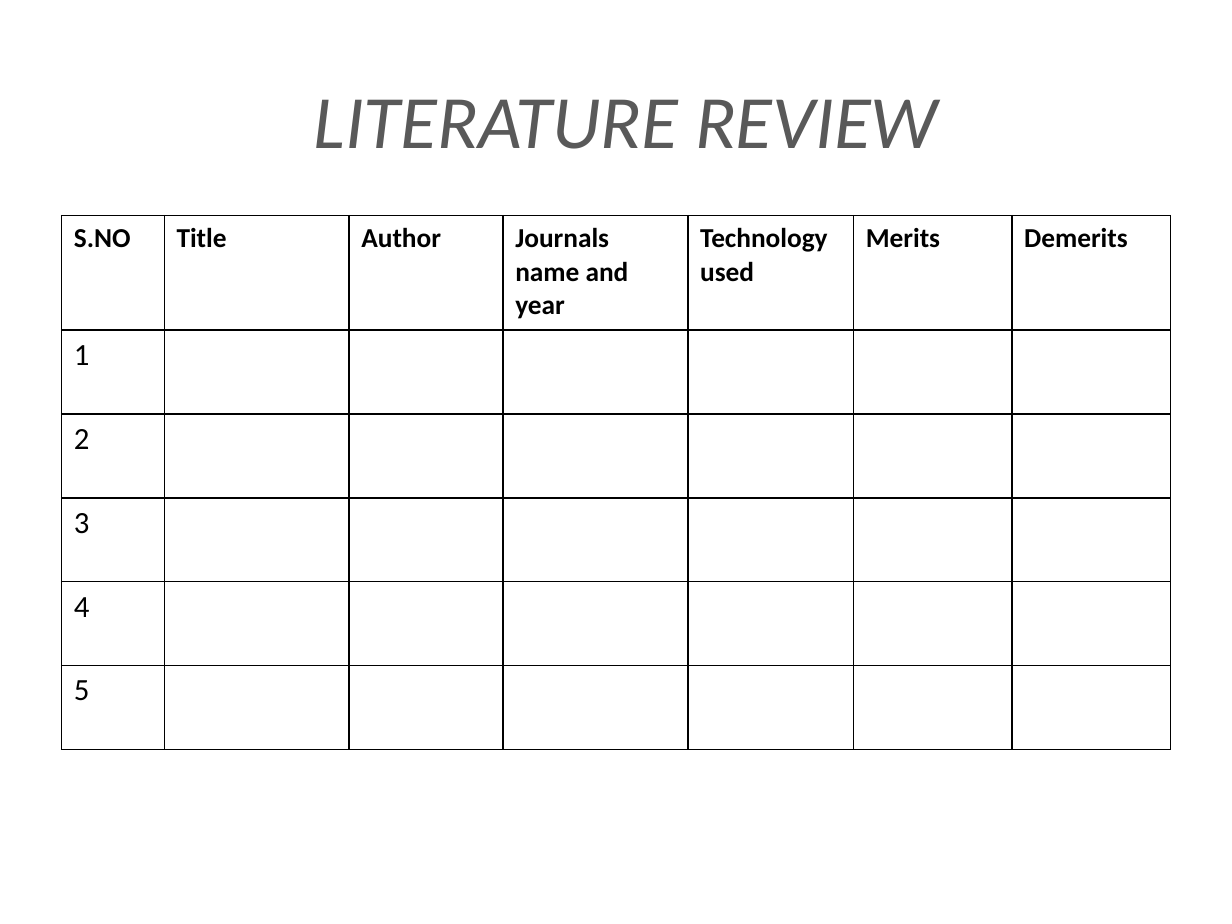
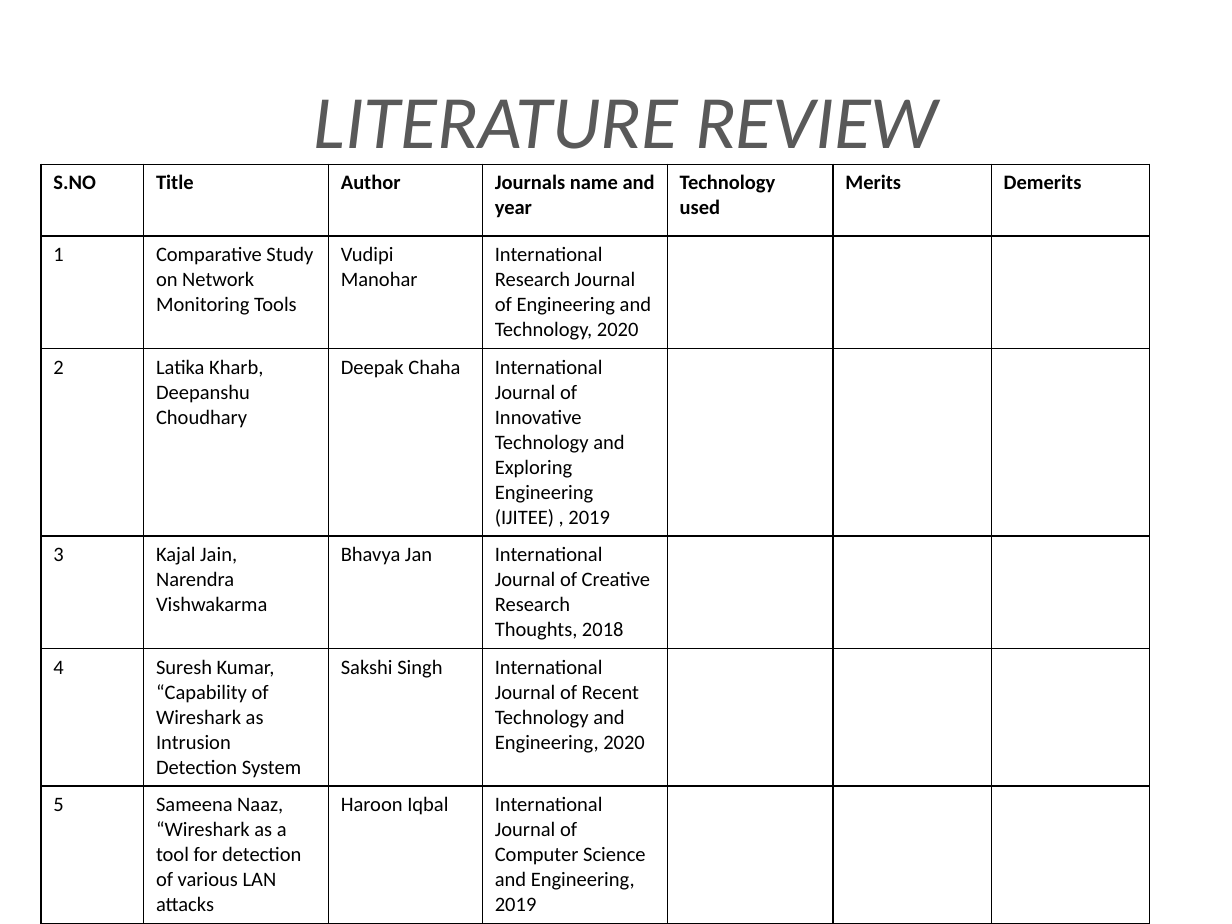
Before and after one commit to Musthafa2001/project-ppt, a slide deck: slide 6 of ARP SNIFFER IN OPEN WIFI.pptx. Drawn at 1232x924 pixels with LibreOffice and Linux fonts; fonts in the diff are those of the drawing. Boxes give left, top, right and bottom in pixels: in the first picture for what was removed or moved away, otherwise in the second. Text is boxed around its words. In the diff, an @@ line names an element or a change of style, - is before the commit and + after.

```diff
--- a/ARP SNIFFER IN OPEN WIFI.pptx
+++ b/ARP SNIFFER IN OPEN WIFI.pptx
@@ table at [41, 164, 1151, 915] @@
-row 2: 1 |  |  |  |  |  | 
+row 2: 1 | Comparative Study on Network Monitoring Tools | Vudipi Manohar | International Research Journal of Engineering and Technology, 2020 |  |  | 
-row 3: 2 |  |  |  |  |  | 
+row 3: 2 | Latika Kharb, Deepanshu Choudhary | Deepak Chaha | International Journal of Innovative Technology and Exploring Engineering (IJITEE) , 2019 |  |  | 
-row 4: 3 |  |  |  |  |  | 
+row 4: 3 | Kajal Jain, Narendra Vishwakarma | Bhavya Jan | International Journal of Creative Research Thoughts, 2018 |  |  | 
-row 5: 4 |  |  |  |  |  | 
+row 5: 4 | Suresh Kumar, “Capability of Wireshark as Intrusion Detection System | Sakshi Singh | International Journal of Recent Technology and Engineering, 2020 |  |  | 
-row 6: 5 |  |  |  |  |  | 
+row 6: 5 | Sameena Naaz, “Wireshark as a tool for detection of various LAN attacks | Haroon Iqbal | International Journal of Computer Science and Engineering, 2019 |  |  | 
@@ size 16 to 12 pt in "S.NO", "Title", "Author", "Journals name and year" and 3 more places @@
@@ size 18 to 12 pt in "1", "2", "3", "4" and 1 more places @@
@@ table: place and size @@
-table at [62, 216, 1172, 749]
+table at [41, 164, 1151, 915]
```
Also in this commit, not shown: 3 other slides changed, 1 slide added, 1 slide removed.
